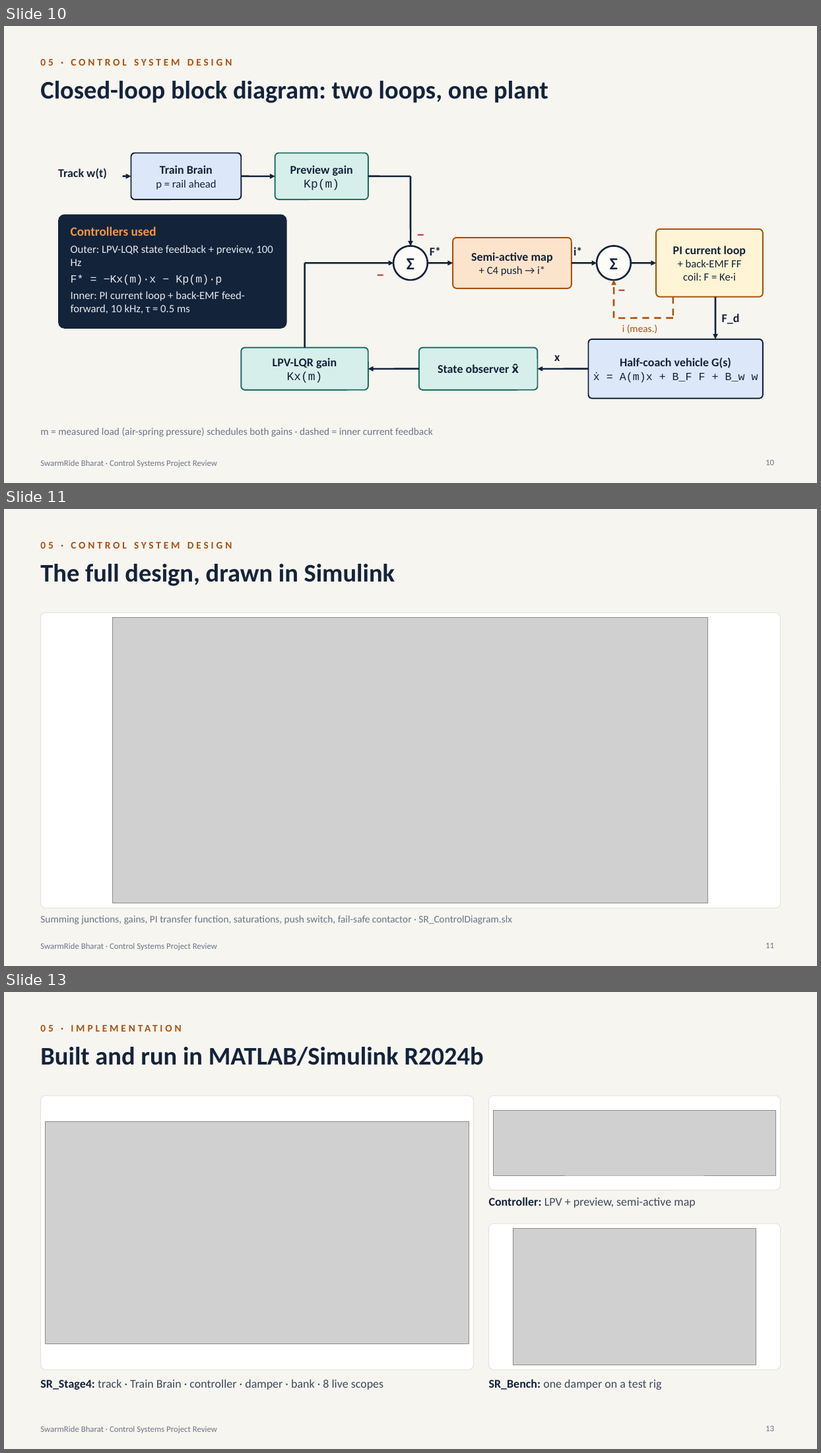
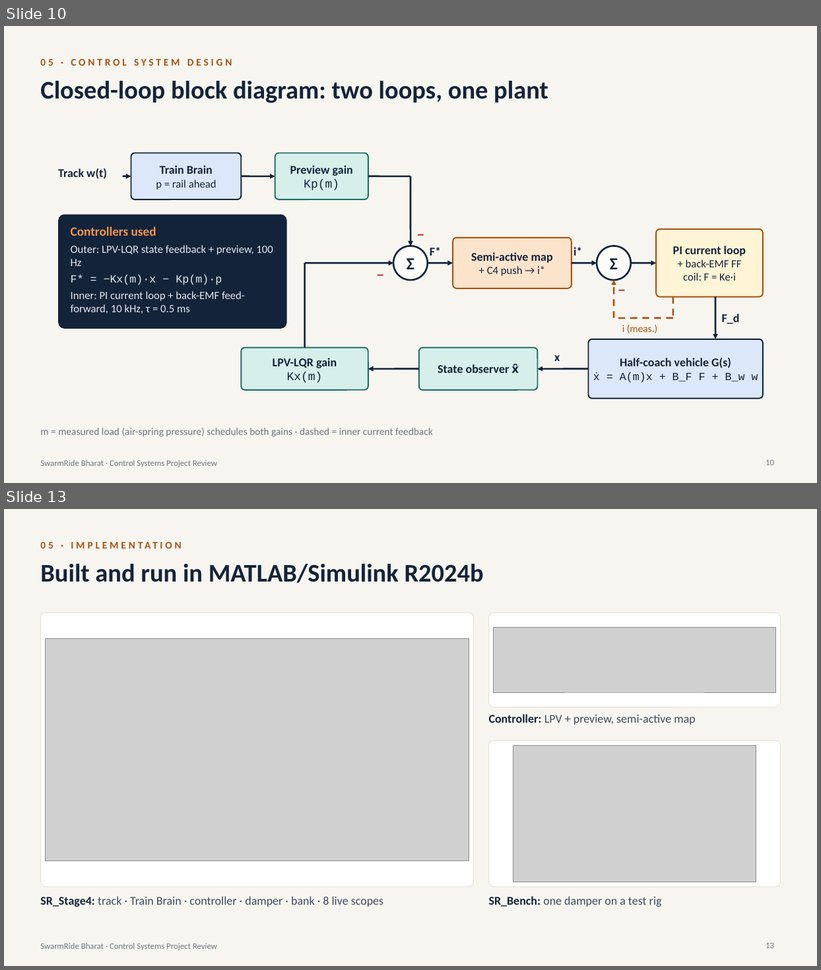
Before and after one commit to Sangeeth0301/SwarmRide-Bharat, a slide deck: presentation/SwarmRide_Bharat_Project_Review.pptx. Shown one above the other, each under a label of ours: slides 10, 11 and 13 before the commit, slides 10 and 13 after it; the slides between them are not shown. The pictures are 821x1453 and 821x970 pixels, drawn with LibreOffice and Linux fonts; fonts in the diff are those of the drawing; grey boxes stand for pictures. Boxes give left, top, right and bottom in pixels: in the first picture for what was removed or moved away, otherwise in the second. Text is boxed around its words. In the diff, an @@ line names an element or a change of style, - is before the commit and + after.

Commit message:
docs(presentation): rebuild the project review deck
24 slides, rebuilt with presentation/build after the slide 11, 12, 20 and 21 fixes.

```diff
--- a/presentation/SwarmRide_Bharat_Project_Review.pptx
+++ b/presentation/SwarmRide_Bharat_Project_Review.pptx
@@ slide 11 removed at [4,509,817,966], background #F7F5F0; not listed: 1 template element that a slide beside it also shows @@
@@ text removed at [40,542,232,549] @@
-05 · CONTROL SYSTEM DESIGN
@@ title removed at [40,564,395,586] @@
-The full design, drawn in Simulink
@@ rounded rectangle removed at [40,613,781,908] @@
@@ picture removed at [113,618,708,904] @@
@@ text removed at [40,916,512,925] @@
-Summing junctions, gains, PI transfer function, saturations, push switch, fail-safe contactor · SR_ControlDiagram.slx
@@ page number removed at [766,943,774,949] @@
-11
```
Also in this commit, not shown: 1 slide changed, 1 slide added.
